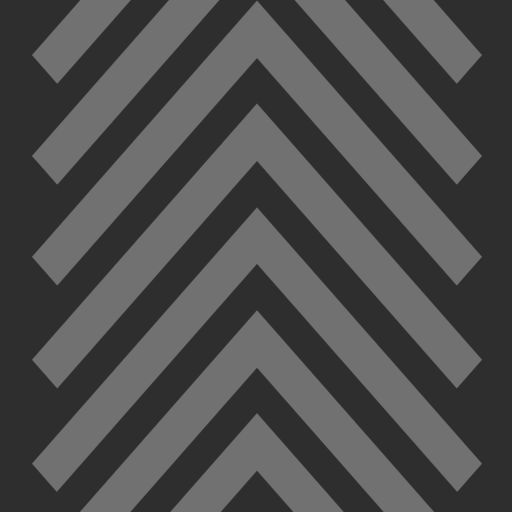
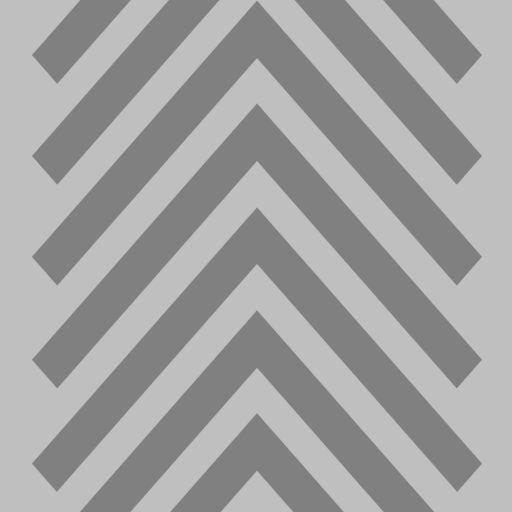
Layered file, before and after one edit (512x512). Changes by layer:
pixels changed over left=0, top=0, right=512, bottom=512 (layer not identified)
